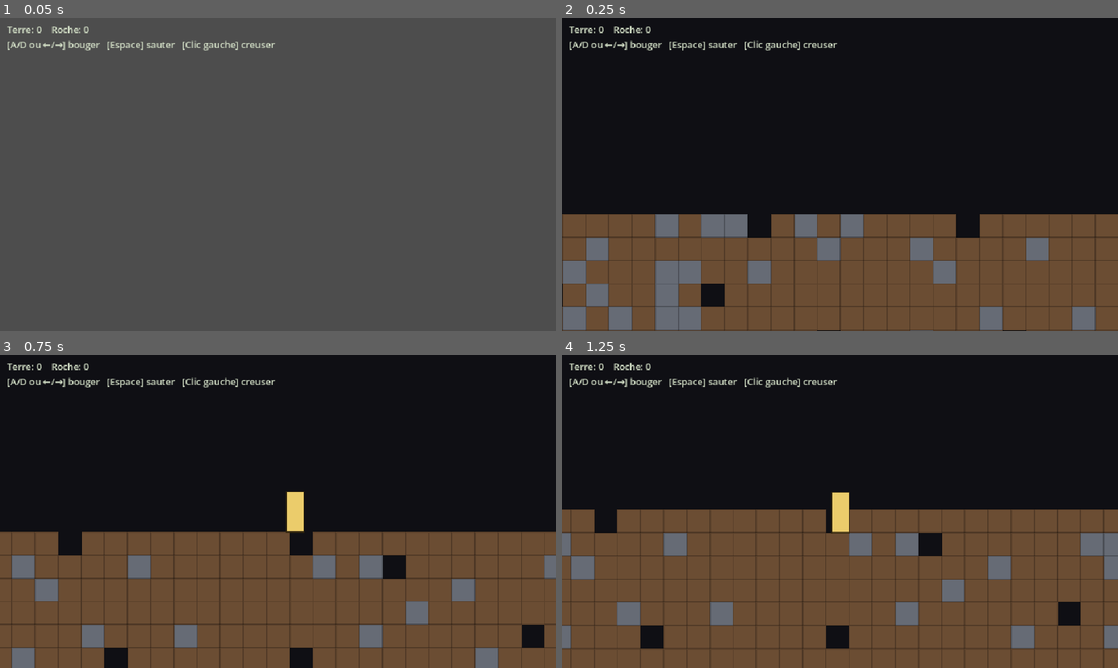
Above: before the commit, frames 1-4 (two rows, left to right).
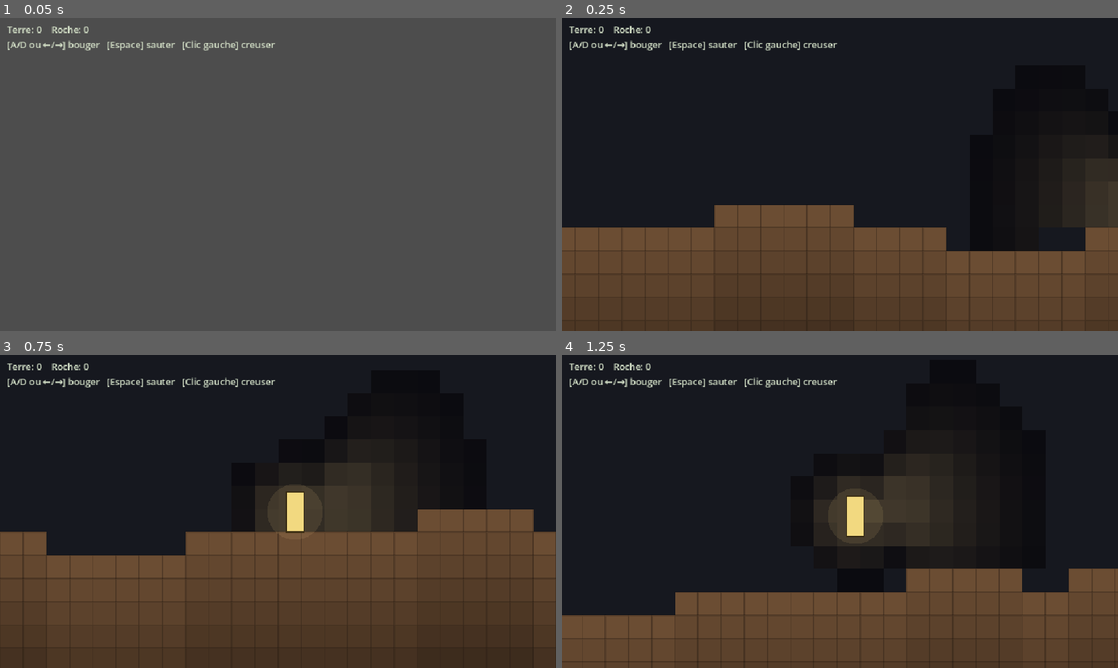
Above: after the commit, the same moments.

Repository: MrAuGIR/lesEnfouis
Game: Godot game, scene res://main.tscn
Two runs of this game, one before a commit and one after it. Both use one fixed random seed, a clock stepped at 60 frames per second and the inputs below.
Inputs (mouse positions are in pixels of both pictures, inside the frame that each line leads up to):
- Up to frame 1 (0.05 s): no input
- Up to frame 2 (0.25 s): no input
- Up to frame 3 (0.75 s): move the mouse to (400, 495) at 0.52 s; hold D from 0.53 s (still down); click (400, 495) at 0.67 s
- Up to frame 4 (1.25 s): keep holding D; tap Space at 0.77 s

Frame 1 is identical in both runs. In frame 2, 19% of the frame differs, in the area x 0-100%, y 44-100%; in frame 3, 24%; in frame 4, 33%, in the area x 0-100%, y 31-100%.

Commit message:
[proto] Jalon 1 : génération du monde + lumière
- Génération par bruit (FastNoiseLite) : relief de surface, cavités,
  filons de roche plus fréquents en profondeur
- Mécanique de lumière : lampe frontale (casque) = faisceau dirigé vers la
  souris + halo doux autour du corps ; lumière du jour déclinant en profondeur
- Occlusion : la lumière s'arrête au premier bloc plein (ligne de vue)

Co-Authored-By: Claude Opus 4.8 <noreply@anthropic.com>

Diff:
--- a/prototype/scripts/Game.gd
+++ b/prototype/scripts/Game.gd
@@ -17,6 +17,20 @@
 const ROCK_MULT := 2.5      # la roche est plus lente
 const REACH := 3.5 * TILE   # portée de creusage autour du héros
 
+# --- Lumière (Jalon 1) ------------------------------------------------------
+# Lampe frontale (casque) : un faisceau dirigé vers la souris + un halo doux
+# autour du corps (on n'est jamais aveugle à ses pieds).
+const LAMP_AMBIENT_CORE := 1.2   # tuiles : plein autour du corps
+const LAMP_AMBIENT_RADIUS := 3.2 # tuiles : portée du halo de corps
+const LAMP_AMBIENT_MAX := 0.75   # le halo de corps est un peu moins fort que le faisceau
+const LAMP_BEAM_CORE := 2.5      # tuiles : plein au départ du faisceau
+const LAMP_BEAM_RANGE := 9.5     # tuiles : portée du faisceau
+const LAMP_COS_INNER := 0.94     # cos(~20°) : cœur du faisceau
+const LAMP_COS_OUTER := 0.55     # cos(~57°) : bord du faisceau
+const SKY_FADE := 14.0      # profondeur sur laquelle la lumière du jour décline
+const SKY_STRENGTH := 1.0   # intensité de la lumière du jour en surface
+const AMBIENT_MIN := 0.05   # luminosité minimale (le noir n'est jamais total)
+
 # Types de tuile
 const EMPTY := 0
 const DIRT := 1
@@ -24,10 +38,12 @@
 
 # --- État -------------------------------------------------------------------
 var grid := PackedByteArray()
+var surface := PackedInt32Array() # hauteur du terrain par colonne (lumière du ciel)
 var pos := Vector2.ZERO           # centre du héros (monde)
 var vel := Vector2.ZERO
 var half := Vector2(6, 14)        # demi-taille du héros (~12x28 px ≈ 1,75 tuile)
 var on_floor := false
+var aim := Vector2.RIGHT          # direction du faisceau de lampe (vers la souris)
 
 var dig_target := Vector2i(-1, -1)
 var dig_progress := 0.0
@@ -50,20 +66,44 @@
 
 func _generate_world() -> void:
 	grid.resize(GRID_W * GRID_H)
-	for y in GRID_H:
-		for x in GRID_W:
+	surface.resize(GRID_W)
+
+	var h_noise := FastNoiseLite.new()      # relief de la surface
+	h_noise.noise_type = FastNoiseLite.TYPE_PERLIN
+	h_noise.frequency = 0.03
+	h_noise.seed = randi()
+
+	var cave_noise := FastNoiseLite.new()   # cavités
+	cave_noise.noise_type = FastNoiseLite.TYPE_PERLIN
+	cave_noise.frequency = 0.08
+	cave_noise.seed = randi()
+
+	var rock_noise := FastNoiseLite.new()   # filons de roche
+	rock_noise.noise_type = FastNoiseLite.TYPE_PERLIN
+	rock_noise.frequency = 0.11
+	rock_noise.seed = randi()
+
+	for x in GRID_W:
+		var top := AIR_ROWS + int((h_noise.get_noise_1d(float(x)) * 0.5 + 0.5) * 10.0)
+		surface[x] = top
+		for y in GRID_H:
 			var t := EMPTY
-			if y >= AIR_ROWS:
+			if y >= top:
 				t = DIRT
-				var r := randf()
-				if r < 0.12:
-					t = ROCK
-				elif r < 0.18:
-					t = EMPTY   # petites poches/cavités pour donner envie de creuser
+				var depth := float(y - top)
+				# Cavités (pas trop près de la surface) → donnent envie d'explorer
+				if depth > 3.0 and cave_noise.get_noise_2d(float(x), float(y)) > 0.33:
+					t = EMPTY
+				else:
+					# Roche : de plus en plus fréquente avec la profondeur
+					var thresh := 0.5 - clampf(depth / 120.0, 0.0, 0.3)
+					if rock_noise.get_noise_2d(float(x), float(y)) > thresh:
+						t = ROCK
 			grid[y * GRID_W + x] = t
 
 func _spawn_player() -> void:
-	pos = Vector2(GRID_W * 0.5 * TILE, (AIR_ROWS - 1) * TILE)
+	var cx := int(GRID_W * 0.5)
+	pos = Vector2(cx * TILE + TILE * 0.5, (surface[cx] - 1) * TILE)
 
 func _make_camera() -> void:
 	camera = Camera2D.new()
@@ -92,9 +132,15 @@
 		camera.global_position = pos
 
 func _process(delta: float) -> void:
+	_update_aim()
 	_handle_dig(delta)
 	_update_flashes(delta)
 	queue_redraw()
+
+func _update_aim() -> void:
+	var v := get_global_mouse_position() - pos
+	if v.length() > 1.0:
+		aim = v.normalized()
 
 # --- Déplacement + collision contre la grille -------------------------------
 func _move(delta: float) -> void:
@@ -215,27 +261,86 @@
 	var center := Vector2(tx * TILE + TILE * 0.5, ty * TILE + TILE * 0.5)
 	return pos.distance_to(center) <= REACH
 
+# --- Lumière ----------------------------------------------------------------
+func _sky_light(tx: int, ty: int) -> float:
+	var s := surface[clampi(tx, 0, GRID_W - 1)]
+	if ty < s:
+		return 1.0
+	return 1.0 - clampf(float(ty - s) / SKY_FADE, 0.0, 1.0)
+
+func _lamp_light(tx: int, ty: int) -> float:
+	var hc := Vector2(pos.x / TILE, pos.y / TILE)
+	var v := Vector2(tx + 0.5, ty + 0.5) - hc
+	var d := v.length()
+	# Halo doux autour du corps (toutes directions)
+	var amb := 1.0 - clampf((d - LAMP_AMBIENT_CORE) / (LAMP_AMBIENT_RADIUS - LAMP_AMBIENT_CORE), 0.0, 1.0)
+	amb = amb * amb * LAMP_AMBIENT_MAX
+	# Faisceau dirigé vers la souris
+	var beam := 0.0
+	if d > 0.001:
+		var dir := v / d
+		var ang := clampf((dir.dot(aim) - LAMP_COS_OUTER) / (LAMP_COS_INNER - LAMP_COS_OUTER), 0.0, 1.0)
+		var rad := 1.0 - clampf((d - LAMP_BEAM_CORE) / (LAMP_BEAM_RANGE - LAMP_BEAM_CORE), 0.0, 1.0)
+		beam = ang * rad * rad
+	var lit := maxf(amb, beam)
+	# Occlusion : la lumière s'arrête au premier bloc plein (ligne de vue)
+	if lit > 0.02 and not _los_clear(tx, ty):
+		return 0.0
+	return clampf(lit, 0.0, 1.0)
+
+func _los_clear(tx: int, ty: int) -> bool:
+	# Vrai si rien de plein ne bloque entre le héros et la tuile (cible exclue :
+	# le mur qu'on regarde est éclairé sur sa face, mais pas ce qu'il y a derrière).
+	var a := Vector2(pos.x / TILE, pos.y / TILE)
+	var b := Vector2(tx + 0.5, ty + 0.5)
+	var steps := int(ceil(a.distance_to(b) * 2.0))
+	if steps <= 1:
+		return true
+	for i in range(1, steps):
+		var p := a.lerp(b, float(i) / float(steps))
+		var cx := int(floor(p.x))
+		var cy := int(floor(p.y))
+		if cx == tx and cy == ty:
+			continue
+		if _is_solid(cx, cy):
+			return false
+	return true
+
+func _brightness(tx: int, ty: int) -> float:
+	return clampf(maxf(_sky_light(tx, ty) * SKY_STRENGTH, _lamp_light(tx, ty)), AMBIENT_MIN, 1.0)
+
 # --- Rendu (grey-box) -------------------------------------------------------
 func _draw() -> void:
 	var c_dirt := Color(0.42, 0.30, 0.20)
 	var c_rock := Color(0.40, 0.42, 0.46)
+	var c_lamp := Color(1.0, 0.85, 0.55)
 	var ptx := int(pos.x / TILE)
 	var pty := int(pos.y / TILE)
 	var rx := 34
 	var ry := 22
-	# Fond
+	# Fond sombre
 	var bg_pos := Vector2((ptx - rx) * TILE, (pty - ry) * TILE)
 	var bg_size := Vector2((rx * 2) * TILE, (ry * 2) * TILE)
-	draw_rect(Rect2(bg_pos, bg_size), Color(0.06, 0.06, 0.08))
-	# Tuiles visibles
+	draw_rect(Rect2(bg_pos, bg_size), Color(0.04, 0.04, 0.06))
+	# Tuiles visibles, éclairées
 	for ty in range(pty - ry, pty + ry):
 		for tx in range(ptx - rx, ptx + rx):
+			var rect := Rect2(tx * TILE, ty * TILE, TILE, TILE)
 			var t := _tile(tx, ty)
 			if t == EMPTY:
+				# Halo de la lampe / lumière du jour visibles dans le vide
+				var lamp := _lamp_light(tx, ty)
+				if lamp > 0.02:
+					draw_rect(rect, Color(c_lamp.r, c_lamp.g, c_lamp.b, lamp * 0.22))
+				elif ty < surface[clampi(tx, 0, GRID_W - 1)] + 2:
+					var sky := _sky_light(tx, ty)
+					if sky > 0.02:
+						draw_rect(rect, Color(0.5, 0.6, 0.7, sky * 0.10))
 				continue
+			var b := _brightness(tx, ty)
 			var col := c_dirt if t == DIRT else c_rock
-			draw_rect(Rect2(tx * TILE, ty * TILE, TILE, TILE), col)
-			draw_rect(Rect2(tx * TILE, ty * TILE, TILE, TILE), Color(0, 0, 0, 0.15), false, 1.0)
+			draw_rect(rect, Color(col.r * b, col.g * b, col.b * b))
+			draw_rect(rect, Color(0, 0, 0, 0.15 * b), false, 1.0)
 	# Éclats de creusage (feedback de cassage)
 	for f in flashes:
 		var a: float = clampf(f.t / 0.18, 0.0, 1.0)
@@ -247,6 +352,7 @@
 		var rpos := Vector2(dig_target.x * TILE, dig_target.y * TILE)
 		draw_rect(Rect2(rpos, Vector2(TILE, TILE)), Color(1, 1, 1, 0.15 + 0.35 * p))
 		draw_rect(Rect2(rpos, Vector2(TILE, TILE)), Color(1, 1, 1, 0.7), false, 1.0)
-	# Héros
-	draw_rect(Rect2(pos - half, half * 2.0), Color(0.92, 0.80, 0.42))
+	# Halo central + héros (le héros porte la lumière)
+	draw_circle(pos, LAMP_AMBIENT_CORE * TILE, Color(c_lamp.r, c_lamp.g, c_lamp.b, 0.10))
+	draw_rect(Rect2(pos - half, half * 2.0), Color(0.95, 0.85, 0.5))
 	draw_rect(Rect2(pos - half, half * 2.0), Color(0.2, 0.15, 0.05, 0.8), false, 1.0)
Not shown, changed: prototype/README.md
